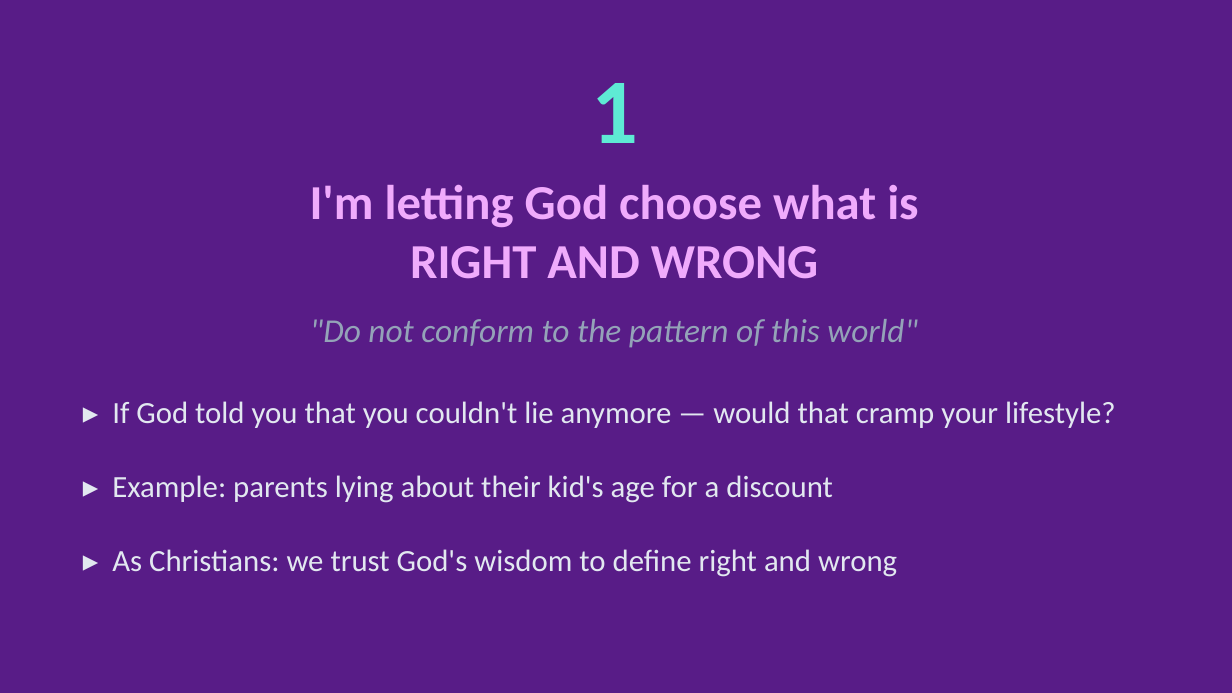
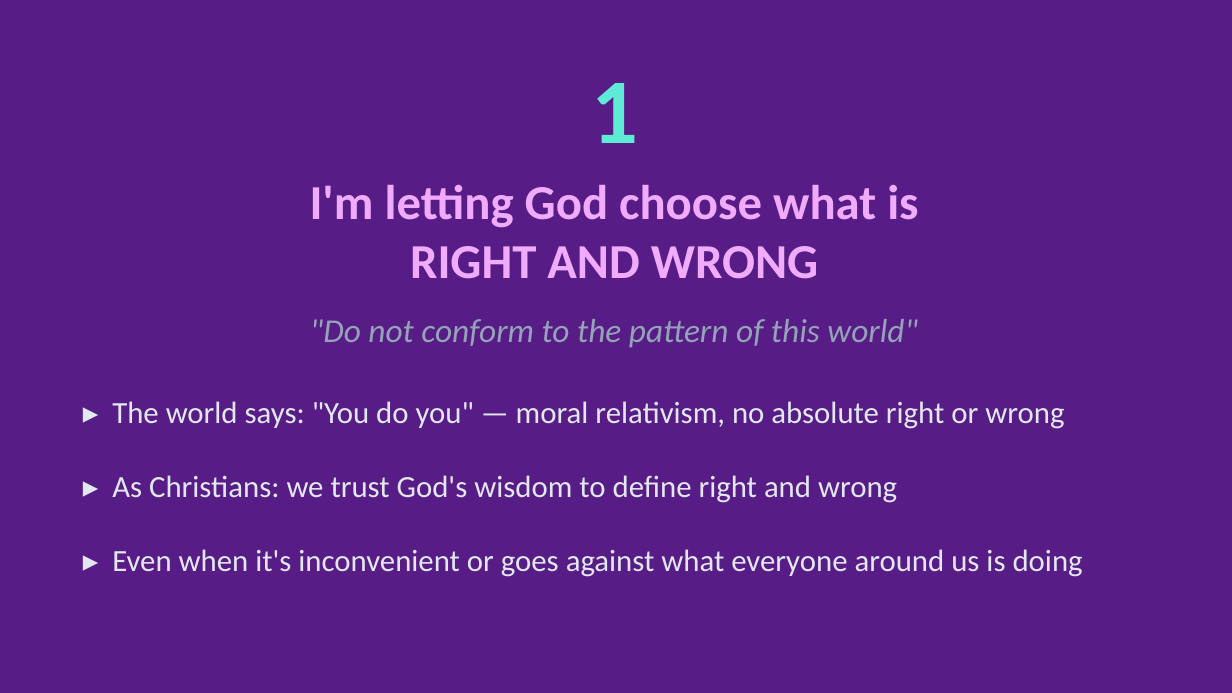
Before and after one commit to alanjin14/sunday_school, a slide deck: slide 16 of ECC Sunday School - Becoming a Living Sacrifice (Slides).pptx. Drawn at 1232x693 pixels with LibreOffice and Linux fonts; fonts in the diff are those of the drawing. Boxes give left, top, right and bottom in pixels: in the first picture for what was removed or moved away, otherwise in the second. Text is boxed around its words. In the diff, an @@ line names an element or a change of style, - is before the commit and + after.

```diff
--- a/ECC Sunday School - Becoming a Living Sacrifice (Slides).pptx
+++ b/ECC Sunday School - Becoming a Living Sacrifice (Slides).pptx
@@ text at box(112, 401, 1064, 429): text changed @@
-▸ If God told you that you couldn't lie anymore — would that cramp your lifestyle?
+▸ The world says: "You do you" — moral relativism, no absolute right or wrong
@@ text "▸ As Christians: we trust ...": place and size @@
-text "▸ As Christians: we trust ..." at box(112, 549, 897, 577)
+text "▸ As Christians: we trust ..." at box(112, 475, 897, 503)
@@ text removed at box(112, 475, 833, 503) @@
-▸ Example: parents lying about their kid's age for a discount
@@ text added at box(112, 549, 1083, 577), 24 pt, text #E2E8F0 @@
+▸ Even when it's inconvenient or goes against what everyone around us is doing
```
Also in this commit, not shown: 17 other files.
